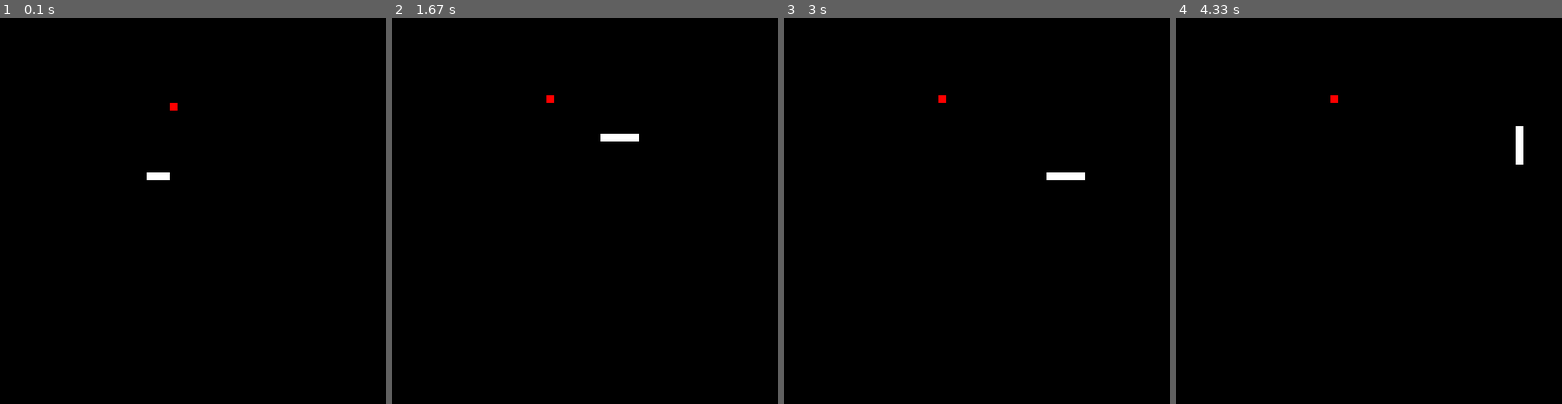
Above: before the commit, frames 1-4 (left to right).
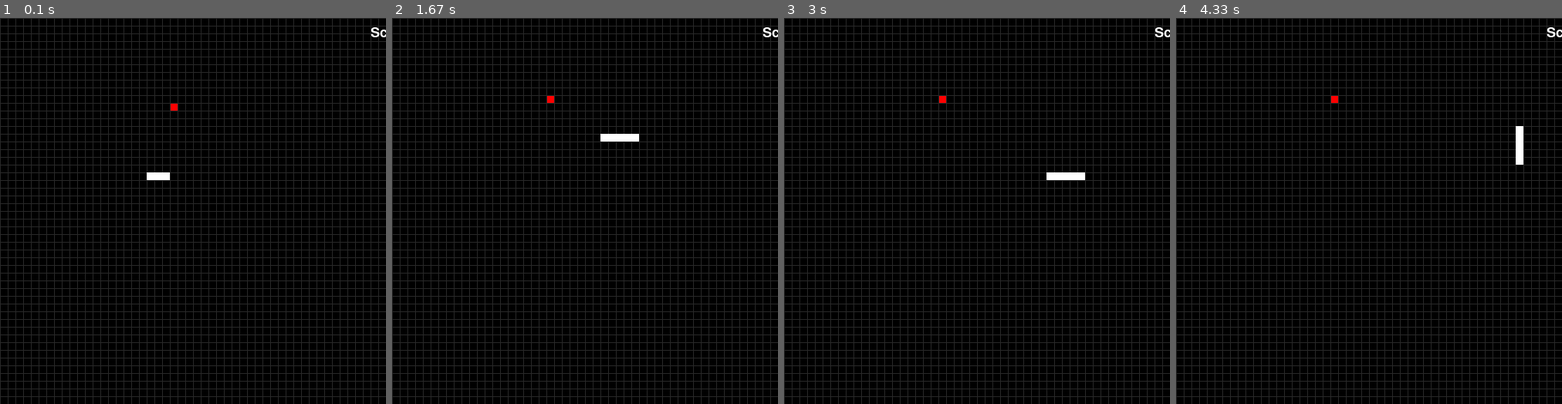
Above: after the commit, the same moments.

Repository: vinisoliveira/Snake-PyGame
Game: pygame game, started from snake.py
The game is run twice, just before and just after one commit, with the same random seed, the same clock (stepped at 60 frames per second) and the same inputs.
Inputs:
- Up to frame 1 (0.1 s): no input
- Up to frame 2 (1.67 s): hold Right 0.33-0.8 s; hold Up 0.83-1.13 s; hold Right 1.17-1.63 s
- Up to frame 3 (3 s): hold Down 2.23-2.53 s; hold Left 2.57-2.97 s
- Up to frame 4 (4.33 s): hold Up 3-3.37 s; hold Right 3.4-4.03 s; hold Down from 4.07 s (still down)

The runs differ from the first frame. In frame 1, 19% of the frame differs, in the area x 0-100%, y 0-100%; in frame 2, 19%; in frame 3, 19%; in frame 4, 19%.

Commit message:
Update snake.py

Diff:
--- a/snake.py
+++ b/snake.py
@@ -31,6 +31,10 @@
 
 clock = pygame.time.Clock()
 
+font = pygame.font.Font('freesansbold.ttf', 18)
+score = 0
+
+game_over = False
 while True:
     clock.tick(15)
     for event in pygame.event.get():
@@ -51,6 +55,18 @@
         apple_pos = on_grid_random()
         snake.append((0, 0))
 
+    if snake[0][0] == 600 or snake[0][1] == 600 or snake[0][0] < 0 or snake[0][1] < 0:
+        game_over = True
+        break
+
+    for i in range(1, len(snake) - 1):
+        if snake[0][0] == snake[i][0] and snake[0][1] == snake[i][1]:
+            game_over = True
+            break
+
+    if game_over:
+        break
+
     for i in range(len(snake) - 1, 0, -1):
         snake[i] = (snake[i - 1][0], snake[i - 1][1])
 
@@ -66,6 +82,17 @@
 
     screen.fill((0,0,0))
     screen.blit(apple, apple_pos)
+
+    for x in range(0, 600, 10):
+        pygame.draw.line(screen, (40, 40, 40), (x, 0), (x, 600))
+    for y in range(0, 600, 10):
+        pygame.draw.line(screen, (40, 40, 40), (0, y), (600, y))
+
+    score_font = font.render('Score: %s' % (score), True, (255, 255, 255))
+    score_rect = score_font.get_rect()
+    score_rect.topleft = (600 - 120, 10)
+    screen.blit(score_font, score_rect)
+
     for pos in snake:
         screen.blit(snake_skin, pos)
 
